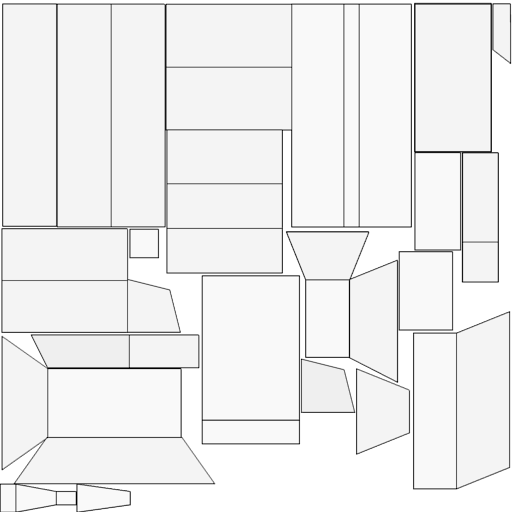
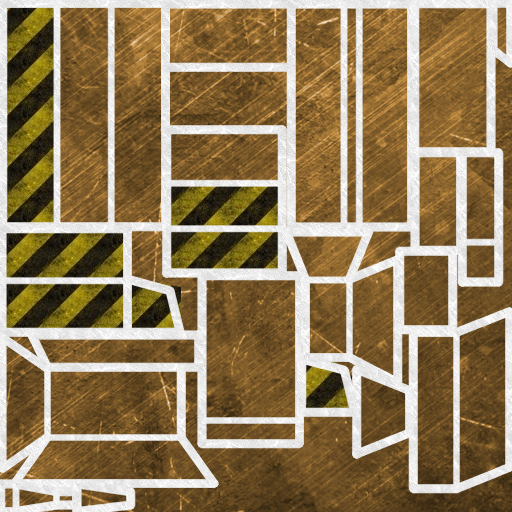
Revision of a layered (512, 512) image; what changed, layer by layer:
hid "eufblab.png #5" over [285, 231, 454, 383]
hid "eufblab.png #4" over [1, 3, 500, 485]
hid "eufblab.png #2" over [0, 3, 512, 512]
hid "eufblab.png #3" over [129, 228, 160, 259]
hid "eufblab.png" over [355, 2, 511, 490]
hid "eufblab.png #1" over [1, 3, 413, 414]
added layer "perimetro" above "fanger" over [0, 0, 512, 512]
added layer "fanger" above "Livello incollato copia" over [2, 7, 352, 411]
added layer "Livello incollato copia" over [0, 0, 512, 512]
